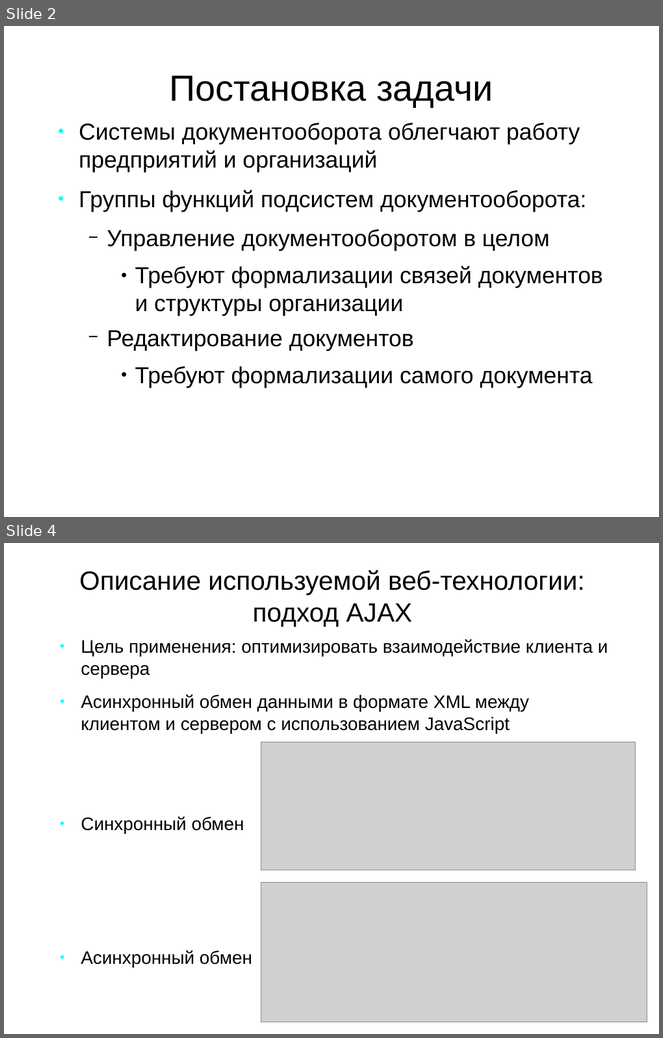
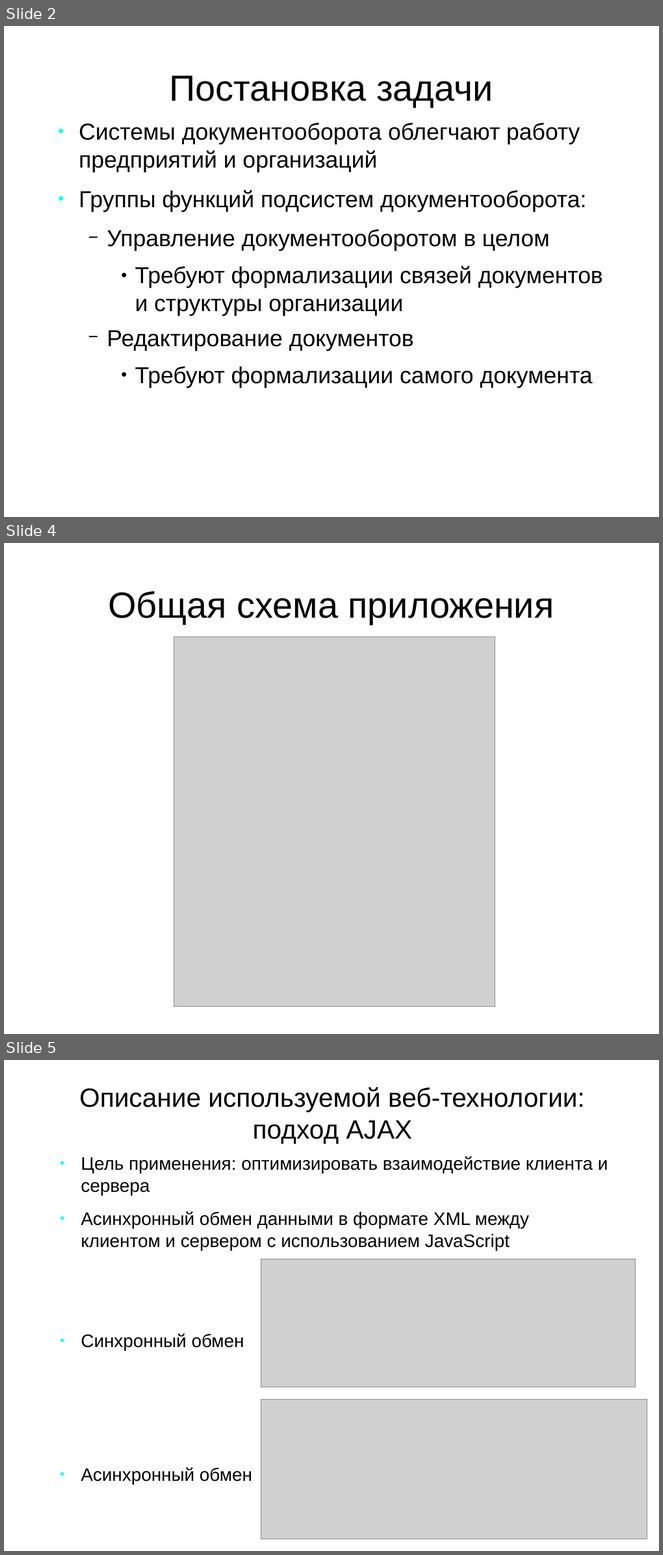
Before and after one commit to aeremenok/a-team-777, a slide deck: diploma/eav/diploma/demo.odp. Shown one above the other, each under a label of ours: slides 2 and 4 before the commit, slides 2, 4 and 5 after it; the slides between them are not shown. The pictures are 663x1038 and 663x1555 pixels, drawn with LibreOffice and Linux fonts; fonts in the diff are those of the drawing; grey boxes stand for pictures. Boxes give left, top, right and bottom in pixels: in the first picture for what was removed or moved away, otherwise in the second. Text is boxed around its words. In the diff, an @@ line names an element or a change of style, - is before the commit and + after.

```diff
--- a/diploma/eav/diploma/demo.odp
+++ b/diploma/eav/diploma/demo.odp
@@ slide 4 added at [4,543,659,1034], background #FFFFFF @@
@@ title added at [108,591,555,624], 44 pt, text #000000 @@
+Общая схема приложения
@@ picture added at [174,637,495,1006] @@
@@ what was slide 4 is now slide 5 @@
```
Also in this commit, not shown: 3 slides changed.
